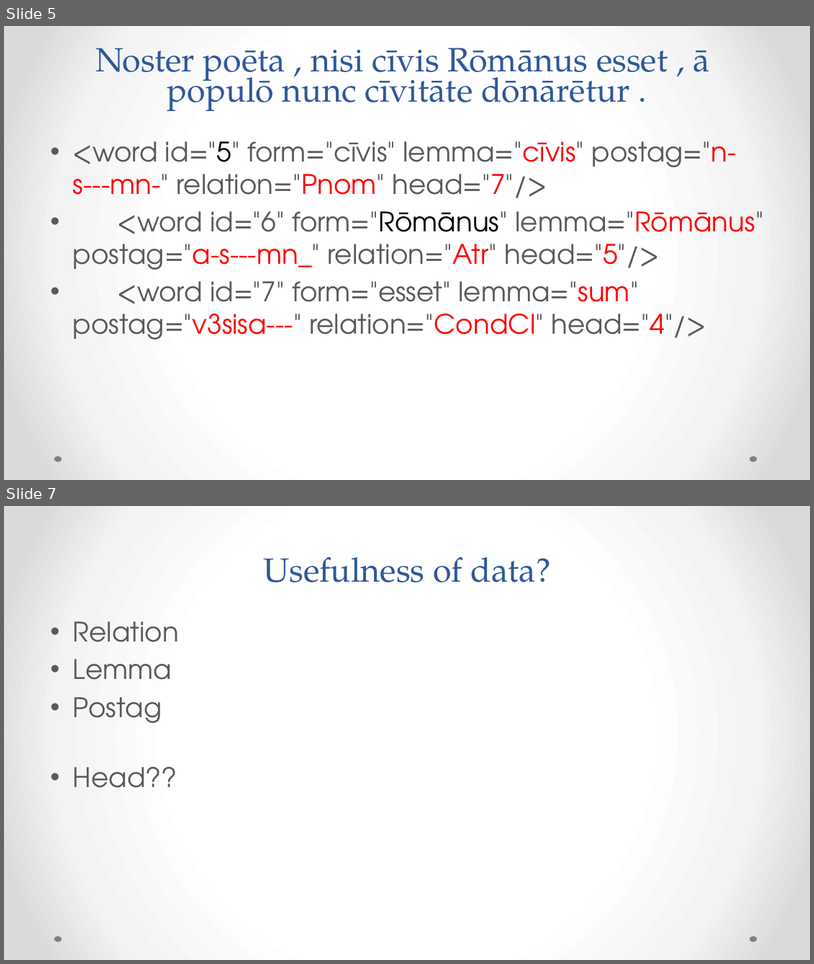
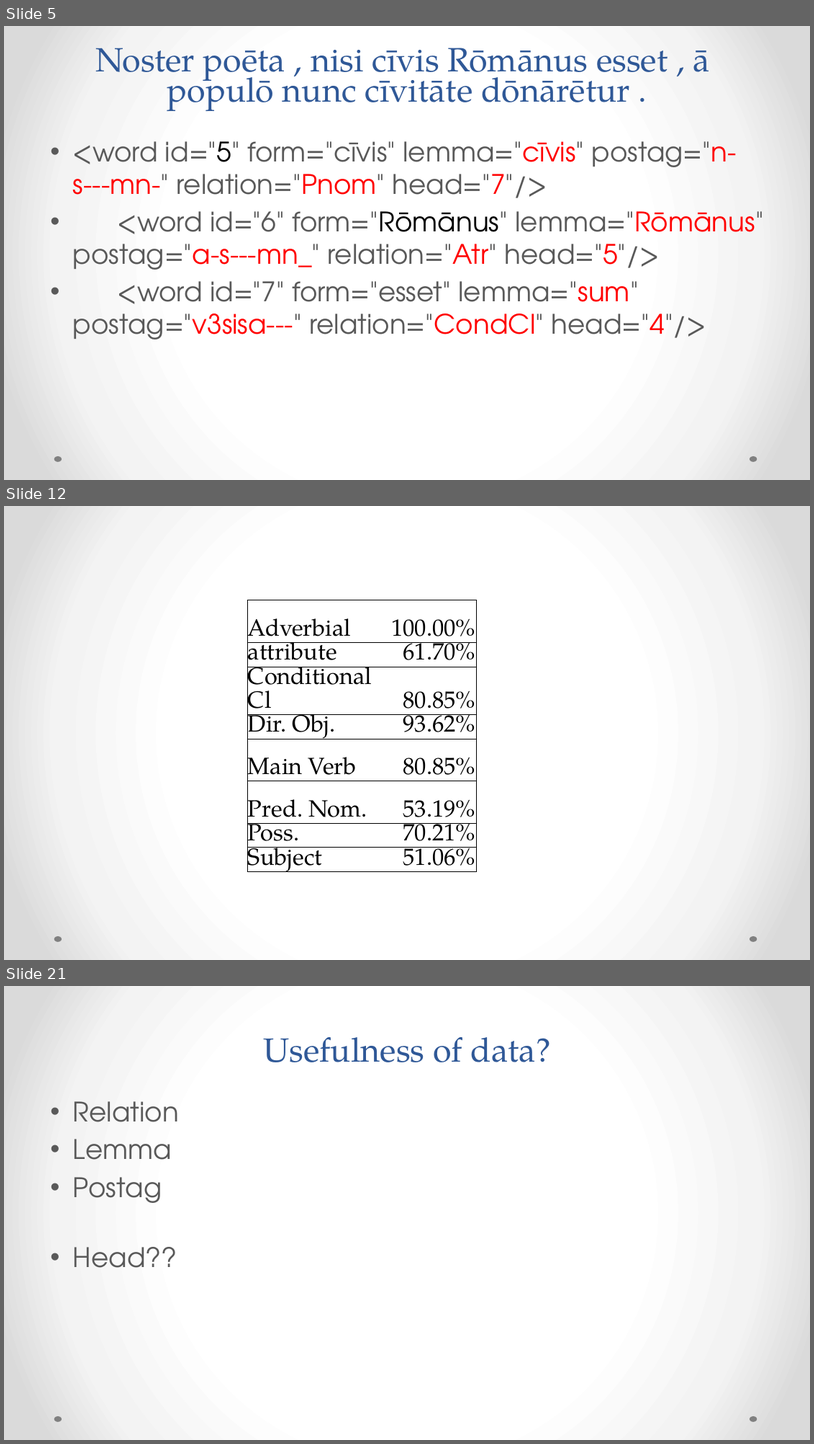
Before and after one commit to rgorman/syntacto_stylistics, a slide deck: Presentations/CAMWS_2016/Gorman_camws_2016.pptx. Shown one above the other, each under a label of ours: slides 5 and 7 before the commit, slides 5, 12 and 21 after it; the slides between them are not shown. The pictures are 814x964 and 814x1444 pixels, drawn with LibreOffice and Linux fonts; fonts in the diff are those of the drawing. Boxes give left, top, right and bottom in pixels: in the first picture for what was removed or moved away, otherwise in the second. Text is boxed around its words. In the diff, an @@ line names an element or a change of style, - is before the commit and + after.

```diff
--- a/Presentations/CAMWS_2016/Gorman_camws_2016.pptx
+++ b/Presentations/CAMWS_2016/Gorman_camws_2016.pptx
@@ slide 12 added at <box>4,506,810,960</box>, background gradient #FFFFFF to #F4F4F4 to #DADADA; not listed: 2 template elements that a slide beside it also shows @@
@@ table added at <box>248,600,476,899</box>, 8 rows, 2 columns @@
+Adverbial | 100.00%
+attribute | 61.70%
+Conditional Cl | 80.85%
+Dir. Obj. | 93.62%
+Main Verb | 80.85%
+Pred. Nom. | 53.19%
+Poss. | 70.21%
+Subject | 51.06%
@@ what was slide 7 is now slide 21 @@
```
Also in this commit, not shown: 13 other slides added.
